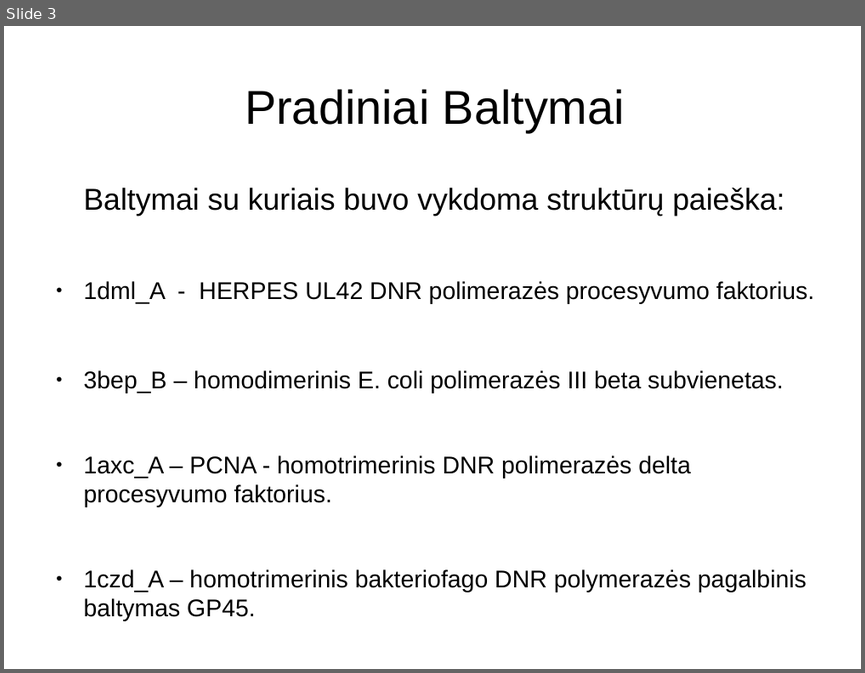
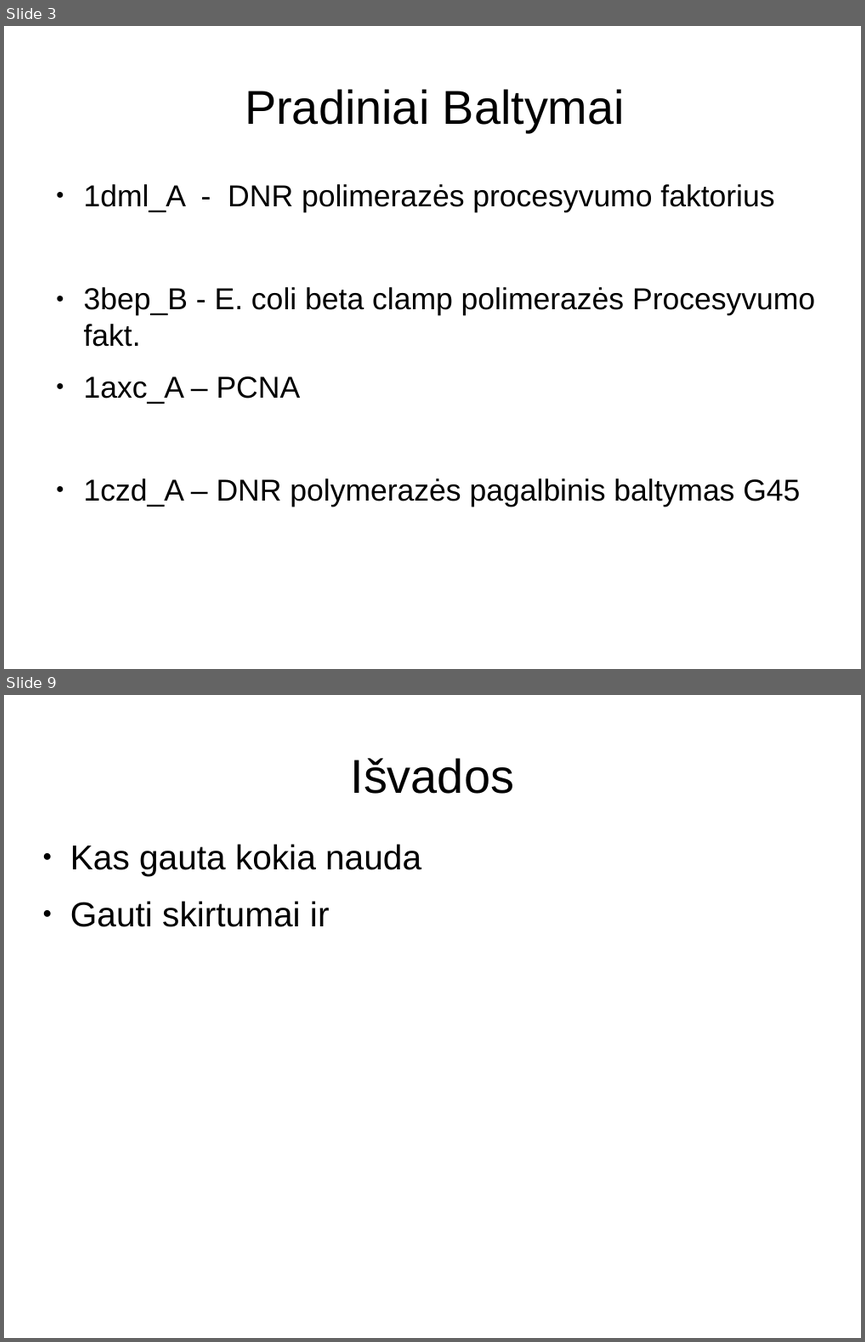
Before and after one commit to Luksys5/LT_programos, a slide deck: Kursinis.odp. Shown one above the other, each under a label of ours: slide 3 before the commit, slides 3 and 9 after it; the slides between them are not shown. The pictures are 865x673 and 865x1342 pixels, drawn with LibreOffice and Linux fonts; fonts in the diff are those of the drawing. Boxes give left, top, right and bottom in pixels: in the first picture for what was removed or moved away, otherwise in the second. Text is boxed around its words. In the diff, an @@ line names an element or a change of style, - is before the commit and + after.

```diff
--- a/Kursinis.odp
+++ b/Kursinis.odp
@@ slide 9 added at box(4, 695, 861, 1338), background #FFFFFF @@
@@ title added at box(351, 758, 514, 794), 44 pt, text #000000 @@
+Išvados
@@ text added at box(70, 844, 421, 927), 32 pt, text #000000 @@
+● Kas gauta kokia nauda
+● Gauti skirtumai ir
@@ slide 3 changed as well @@
@@ text at box(84, 184, 815, 506): text changed; size 22.4 to 28 pt @@
-Baltymai su kuriais buvo vykdoma struktūrų paieška:
-● 1dml_A - HERPES UL42 DNR polimerazės procesyvumo faktorius.
-● 3bep_B – homodimerinis E. coli polimerazės III beta subvienetas.
-● 1axc_A – PCNA - homotrimerinis DNR polimerazės delta procesyvumo faktorius.
-● 1czd_A – homotrimerinis bakteriofago DNR polymerazės pagalbinis baltymas GP45.
+● 1dml_A - DNR polimerazės procesyvumo faktorius
+● 3bep_B - E. coli beta clamp polimerazės Procesyvumo fakt.
+● 1axc_A – PCNA
+● 1czd_A – DNR polymerazės pagalbinis baltymas G45
```
Also in this commit, not shown: 1 other slide changed, 7 other slides added, 12 slides removed, 1 other file.
